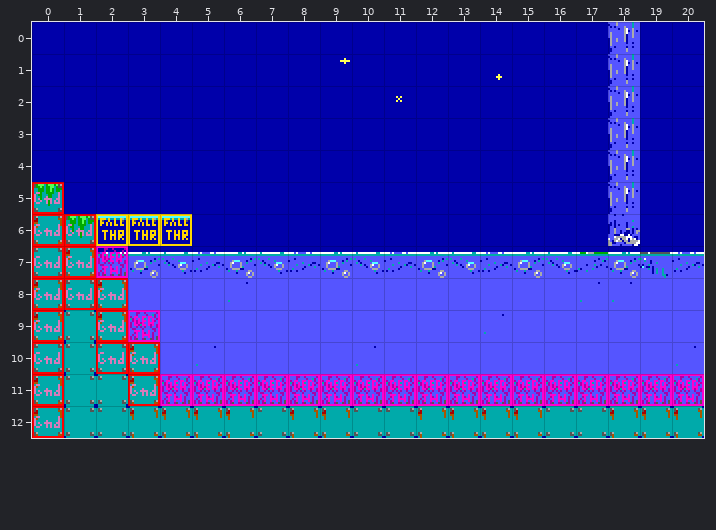
Two versions of a level (Tiled map, levels/0701.tmx). The picture above was drawn from the file before the commit.
Cells are 16x16 px. Shown: x 0..20, y 0..12.
After:
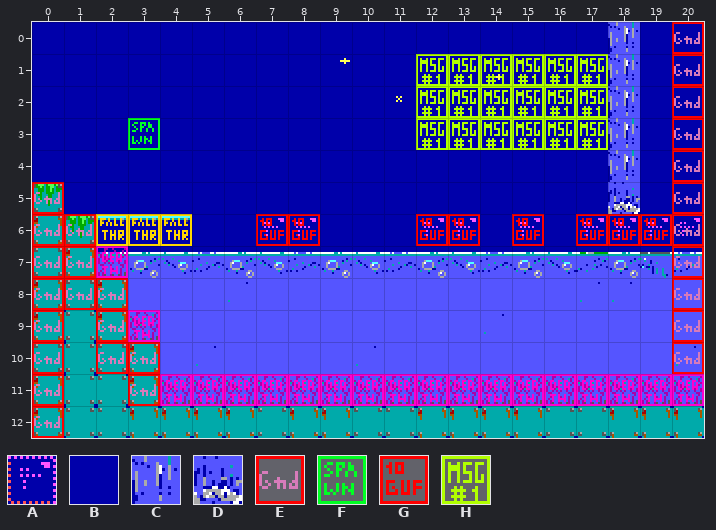
Key: from "Tileset": A 7, B 44, C 108, D 128; from "obj_layer": E 1, F 2, G 7, H 20.
_ is an empty cell.
From old to new:
Layer "bg":
The edit turns tile B into tile A in row 6 at x 7 to 8, 12 to 13, 15, 17 and 19 to 20.
The edit turns tile D into tile A in row 6 at x 18.
The edit turns tile C into tile D in row 5 at x 18.
Layer "col":
There is now tile E in rows 0 to 10 at x 20.
There is now tile F in row 3 at x 3.
There is now tile G in row 6 at x 7 to 8, 12 to 13, 15 and 17 to 19.
There is now tile H in rows 1 to 3 at x 12 to 17.
